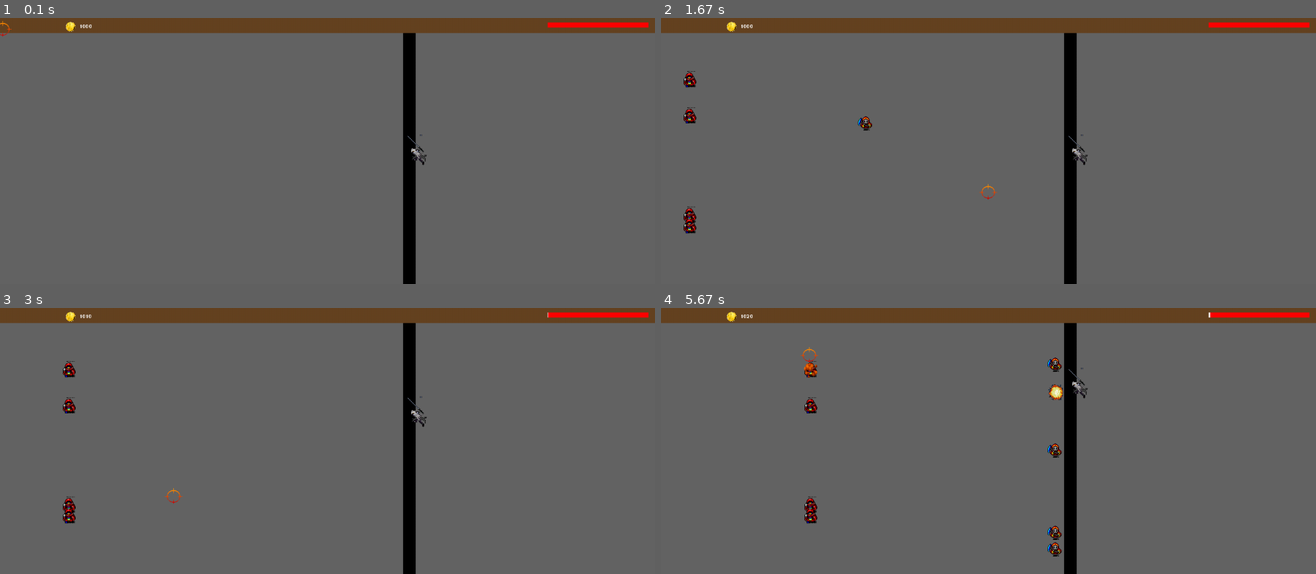
Above: before the commit, frames 1-4 (two rows, left to right).
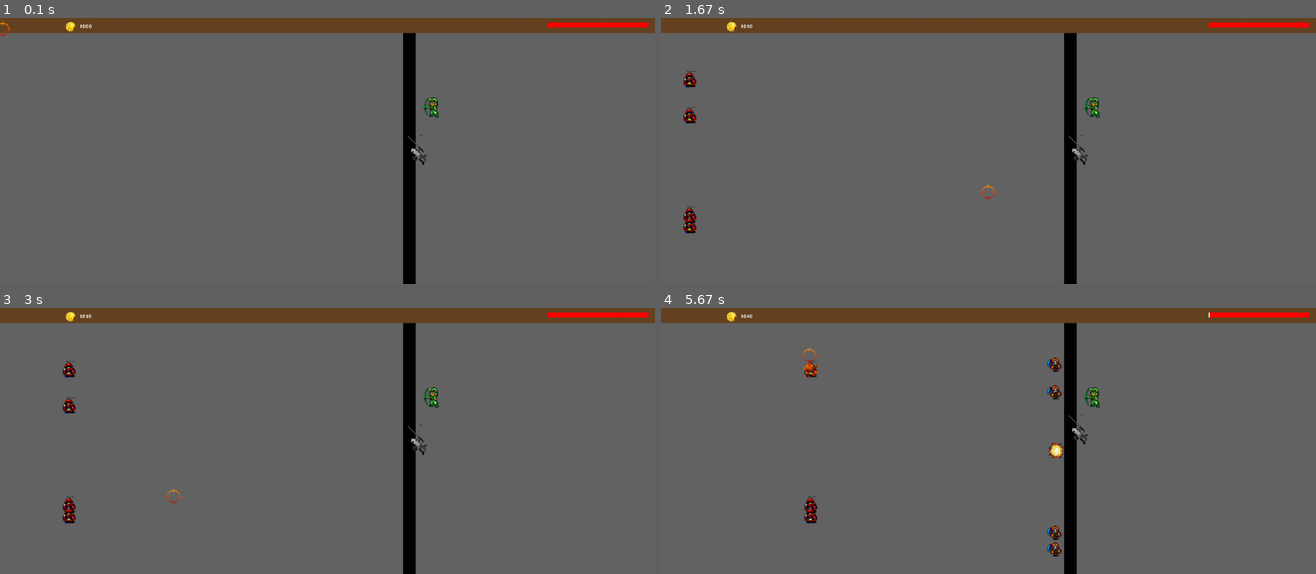
Above: after the commit, the same moments.

Repository: VictorCazin/victor-shooter
Game: pygame game, started from main.py
Two runs of this game, one before a commit and one after it. Both use one fixed random seed, a clock stepped at 60 frames per second and the inputs below. The source is Python 2; it was converted automatically to run under Python 3.
Inputs (mouse positions are in pixels of both pictures, inside the frame that each line leads up to):
- Up to frame 1 (0.1 s): no input
- Up to frame 2 (1.67 s): click (988, 151) at 0.38 s; click (785, 212) at 0.72 s; click (1001, 60) at 1.05 s; click (988, 182) at 1.38 s
- Up to frame 3 (3 s): click (222, 353) at 1.72 s; click (530, 435) at 2.05 s; click (556, 491) at 2.38 s; click (170, 486) at 2.72 s
- Up to frame 4 (5.67 s): click (890, 518) at 3.05 s; click (1126, 406) at 3.38 s; click (1217, 438) at 3.72 s; click (1106, 531) at 4.05 s; click (857, 483) at 4.38 s; click (772, 385) at 4.75 s; click (824, 414) at 5.22 s; click (811, 345) at 5.55 s

The runs differ from the first frame. In frame 1, 0.1% of the frame differs, in the area x 64-67%, y 29-38%; in frame 2, 0.2%; in frame 3, 0.3%; in frame 4, 0.6%, in the area x 13-84%, y 1-57%.

Commit message:
Debut de regroupement de swordman et gunman en une superclass

Diff:
--- a/allies.py
+++ b/allies.py
@@ -23,12 +23,25 @@
     """
        Create a creep
     """
-    def __init__(self):
+    def __init__(self, unit_group):
         pygame.sprite.Sprite.__init__(self) #call Sprite intializer
         #self.image, self.rect = load_image('creep.bmp', -1)
         screen = pygame.display.get_surface()
         self.area = screen.get_rect()
-        self.attaque= 0
+        self.units = unit_group
+
+        self.attaque    = 0
+        self.has_target = 0
+        self.time_before_next_hit =  1
+
+    def update(self):
+        if self.has_target:
+            if self.attaque:
+                self.attaque = 0
+            else:
+                self._aim()
+        else:
+            self.find_new_target()
 
 
 
@@ -39,28 +52,18 @@
     """
     def __init__(self, unit_group):
         self.image, self.rect = load_image('swordman.bmp', colorkey=-1)
-        Ally.__init__(self)
+        Ally.__init__(self, unit_group)
         self.rect.midleft = BARRIERE, int((HEIGHT_MENU + HEIGHT)/2)
 
-        self.units = unit_group
+
         self.health  = 30
         self.speed   = 3
         self.damage  = 10
+        self.cadence = 2 * FRAME_RATE
 
-        self.has_target = 0
         self.can_attack = 0
-        self.attaque = 0
-        self.cadence = 2 * FRAME_RATE
-        self.time_before_next_hit =  1
 
-    def update(self):
-        if self.has_target:
-            if self.attaque:
-                self.attaque = 0
-            else:
-                self._aim()
-        else:
-            self.find_new_target()
+
 
     def _aim(self):
         if not self.can_attack:
@@ -114,18 +117,15 @@
     """
     def __init__(self, unit_group):
         self.image, self.rect = load_image('gunman.bmp', colorkey=-1)
-        Ally.__init__(self)
+        Ally.__init__(self, unit_group)
         self.rect.midleft = BARRIERE + 40, int((HEIGHT_MENU + HEIGHT)/3)
 
-        self.units = unit_group
         self.health  = 30
         self.speed   = 3
         self.damage  = 10
+        self.cadence = 2 * FRAME_RATE
 
-        self.has_target = 0
-        self.attaque = 0
-        self.cadence = 2 * FRAME_RATE
-        self.time_before_next_hit =  1
+
 
     def update(self):
         if self.has_target:
--- a/main.py
+++ b/main.py
@@ -84,8 +84,8 @@
         self.swordman = Swordman(self.units)
         self.allies.add(self.swordman)
 
-        #self.gunman = Gunman(self.units)
-        #self.allies.add(self.gunman)
+        self.gunman = Gunman(self.units)
+        self.allies.add(self.gunman)
 
         #********************
         # Barre de vie
